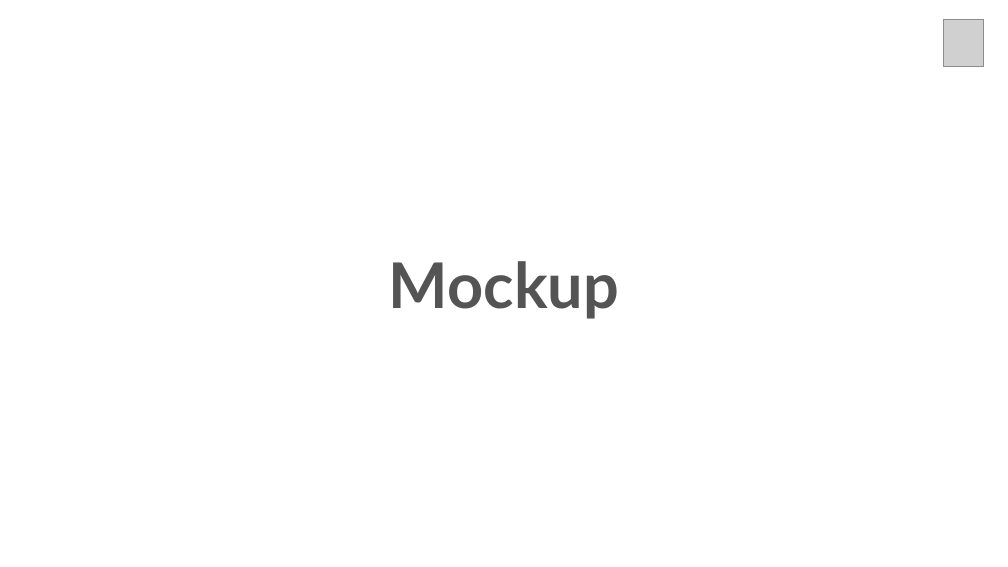
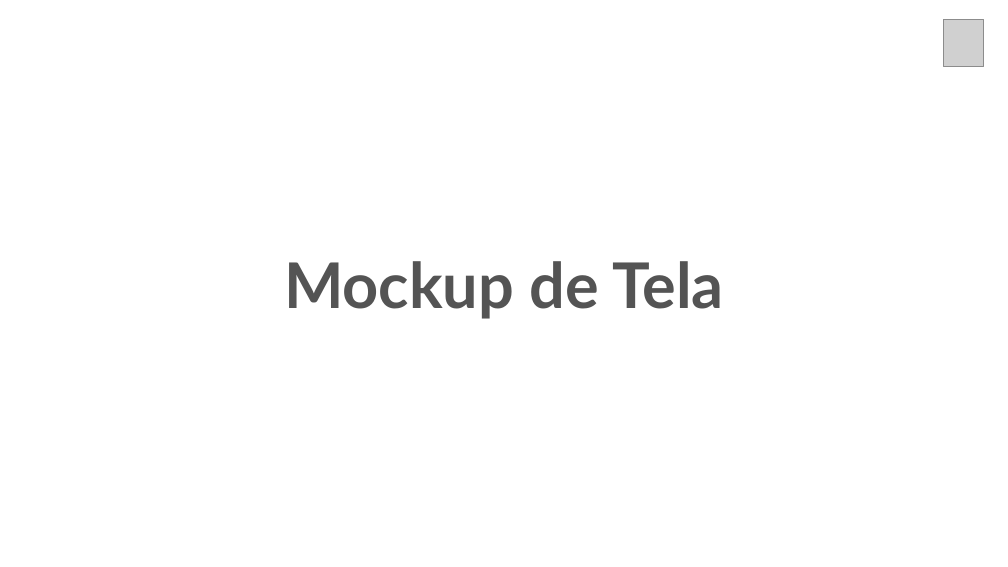
Before and after one commit to christian-raphael/Pyxis, a slide deck: slide 14 of Documentação/Pyxis.pptx. Drawn at 1008x567 pixels with LibreOffice and Linux fonts; fonts in the diff are those of the drawing; grey boxes stand for pictures. Boxes give left, top, right and bottom in pixels: in the first picture for what was removed or moved away, otherwise in the second. Text is boxed around its words. In the diff, an @@ line names an element or a change of style, - is before the commit and + after.

Commit message:
Att mockup e slides

```diff
--- a/Documentação/Pyxis.pptx
+++ b/Documentação/Pyxis.pptx
@@ text at (x1=284, y1=261, x2=723, y2=319): text changed @@
-Mockup
+Mockup de Tela
```
Also in this commit, not shown: 2 slides added, 2 slides removed, 4 other files.
